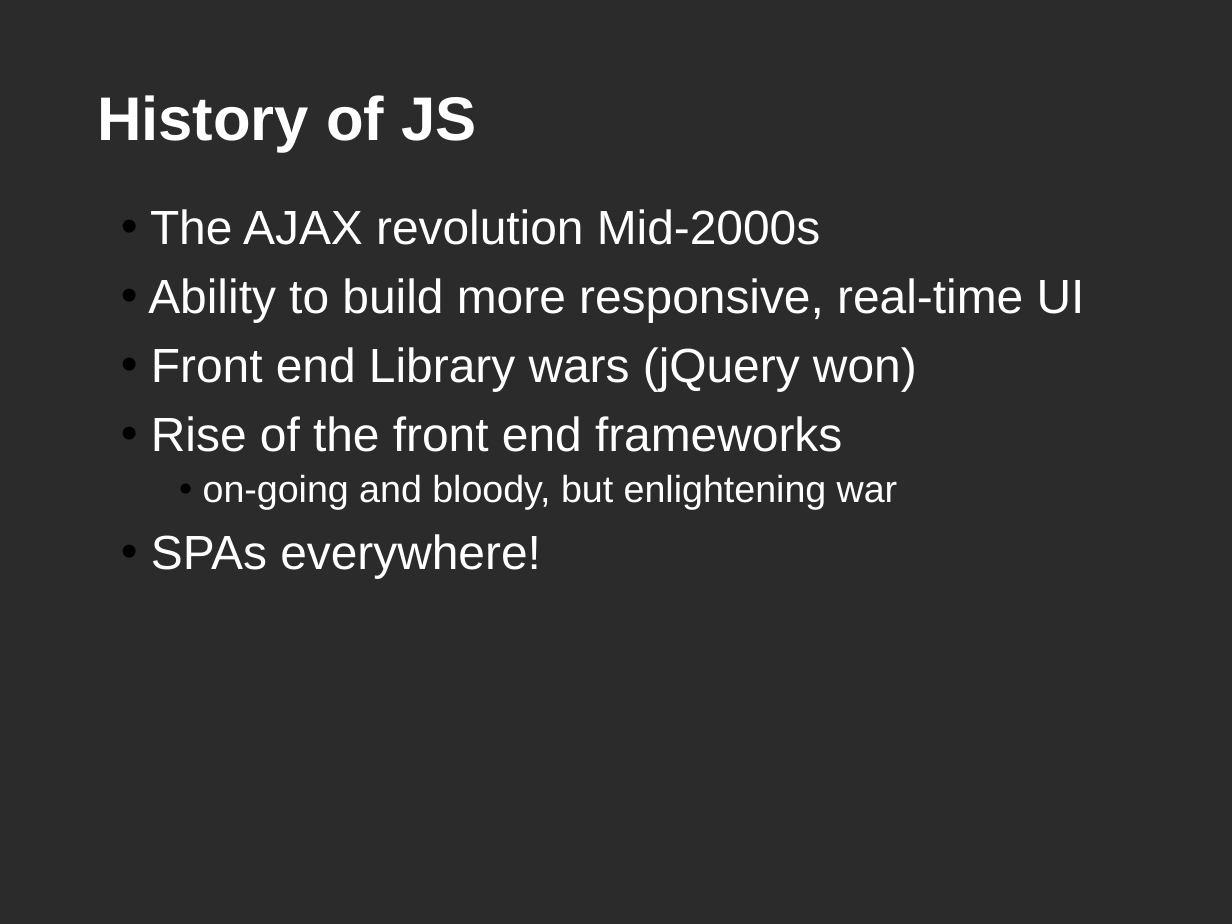
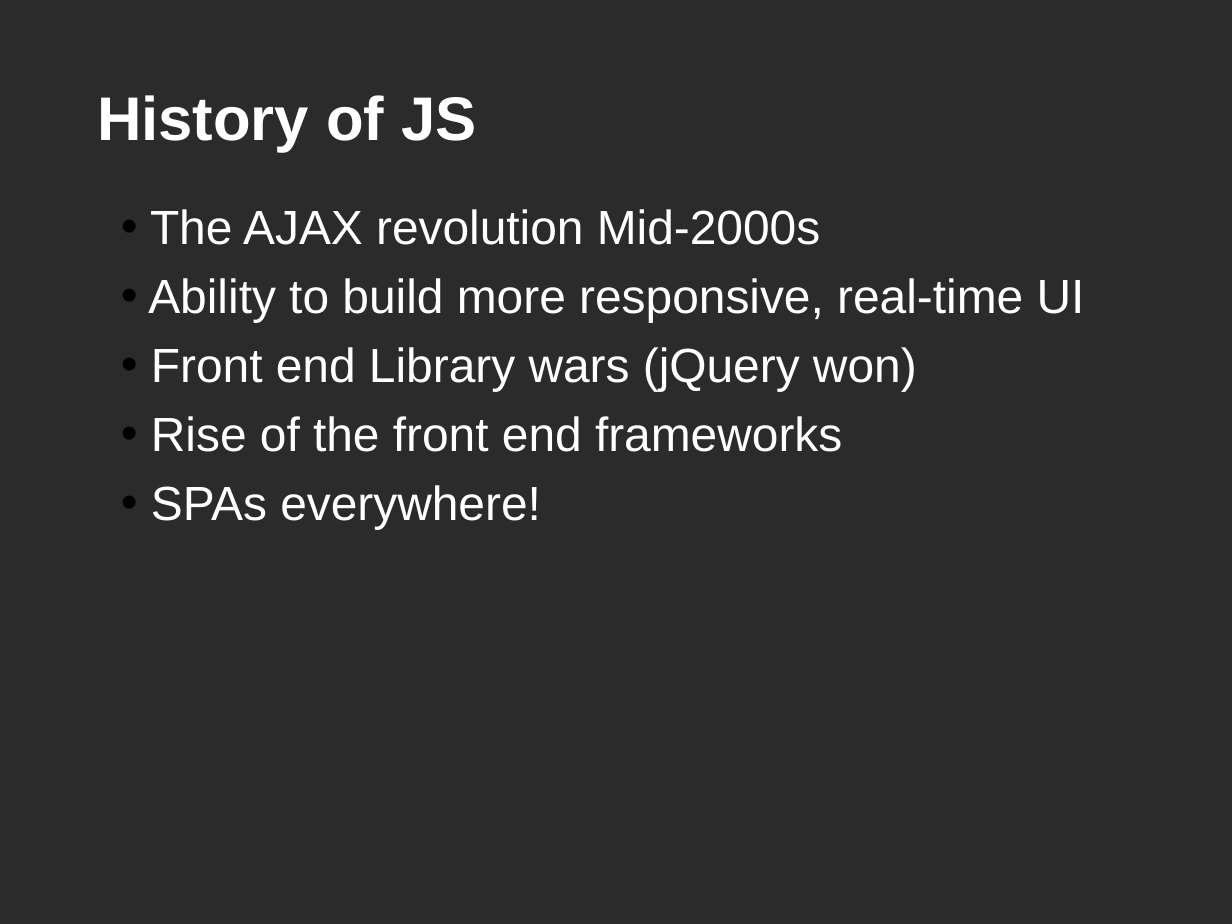
Before and after one commit to derrickwilliams/js-node-tools-toi, a slide deck: slide 5 of it.pptx (slide 6 before the commit). Drawn at 1232x924 pixels with LibreOffice and Linux fonts; fonts in the diff are those of the drawing; background and template pictures are left out; a plain dark background stands for a picture behind light text. Boxes give left, top, right and bottom in pixels: in the first picture for what was removed or moved away, otherwise in the second. Text is boxed around its words. In the diff, an @@ line names an element or a change of style, - is before the commit and + after.

```diff
--- a/it.pptx
+++ b/it.pptx
@@ text at [203,474,898,510]: paragraph removed @@
-  • on-going and bloody, but enlightening war
```
Also in this commit, not shown: 5 other slides changed, 5 slides added, 1 slide removed, 8 other files.
